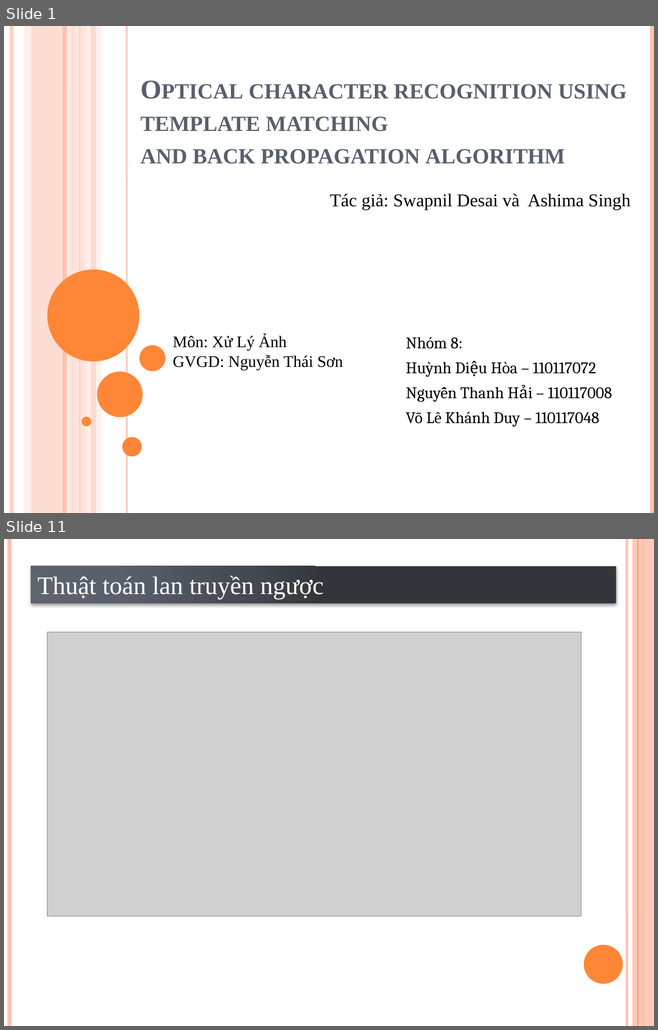
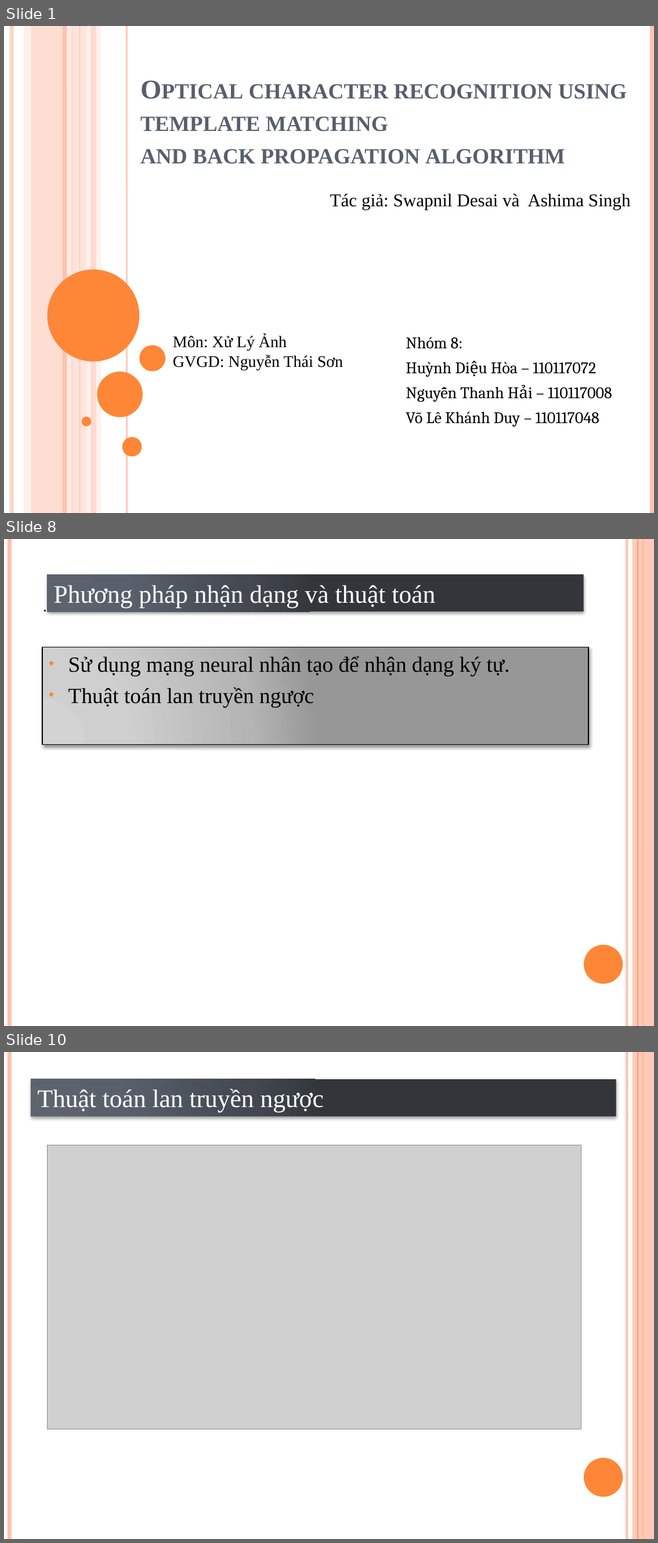
Before and after one commit to VoLeKhanhDuy/Xu_Ly_Anh, a slide deck: Optical character recognition using template matching.pptx. Shown one above the other, each under a label of ours: slides 1 and 11 before the commit, slides 1, 8 and 10 after it; the slides between them are not shown. The pictures are 658x1030 and 658x1543 pixels, drawn with LibreOffice and Linux fonts; fonts in the diff are those of the drawing; grey boxes stand for pictures. Boxes give left, top, right and bottom in pixels: in the first picture for what was removed or moved away, otherwise in the second. Text is boxed around its words. In the diff, an @@ line names an element or a change of style, - is before the commit and + after.

```diff
--- a/Optical character recognition using template matching.pptx
+++ b/Optical character recognition using template matching.pptx
@@ slide 8 added at <box>4,539,654,1026</box>, background #FFFFFF; not listed: 6 template elements that a slide beside it also shows @@
@@ rectangle added at <box>48,575,583,611</box>, fill gradient #5E656F to #5B616B to #444951 to #32363C, 28 pt, text #FFFFFF @@
+Phương pháp nhận dạng và thuật toán
@@ text added at <box>36,592,583,618</box>, 18 pt, text #000000 @@
+.
@@ text added at <box>42,647,588,745</box>, fill gradient #D3D3D3 to #CFCFCF to #B4B4B4 to #979797, outline #000000 1 pt, 24 pt, text #000000 @@
+• Sử dụng mạng neural nhân tạo để nhận dạng ký tự.
+• Thuật toán lan truyền ngược
@@ what was slide 11 is now slide 10 @@
```
Also in this commit, not shown: 2 slides changed, 6 other slides added, 11 slides removed, 9 other files.
